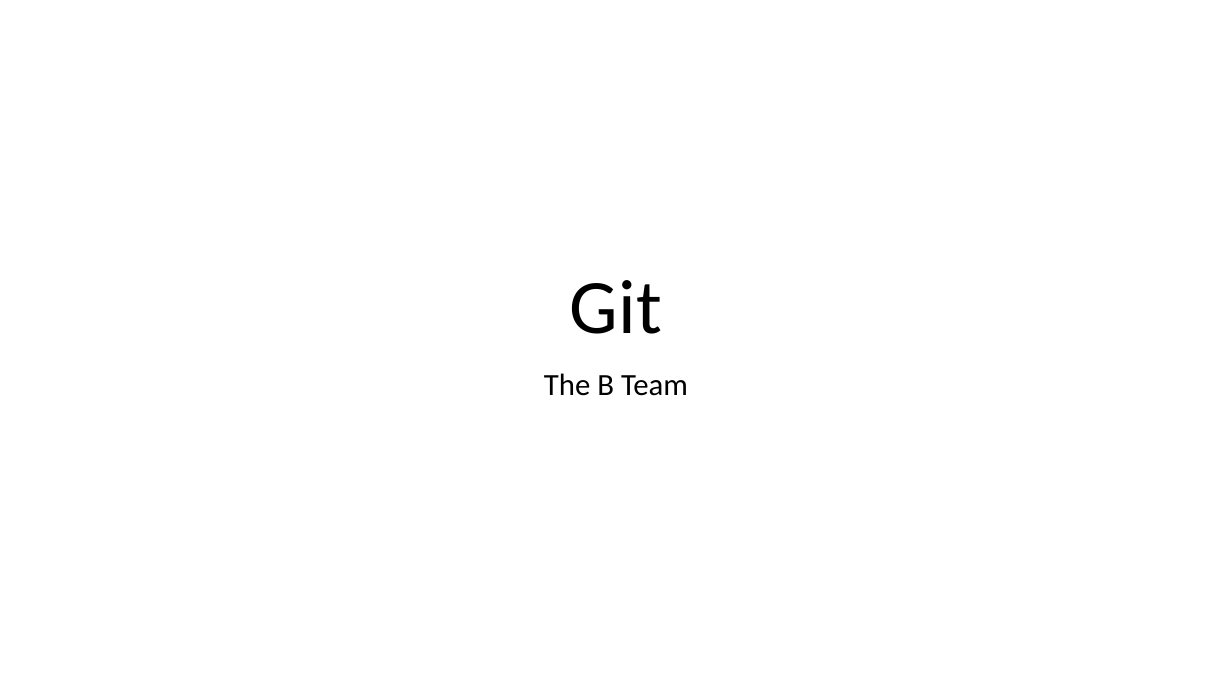
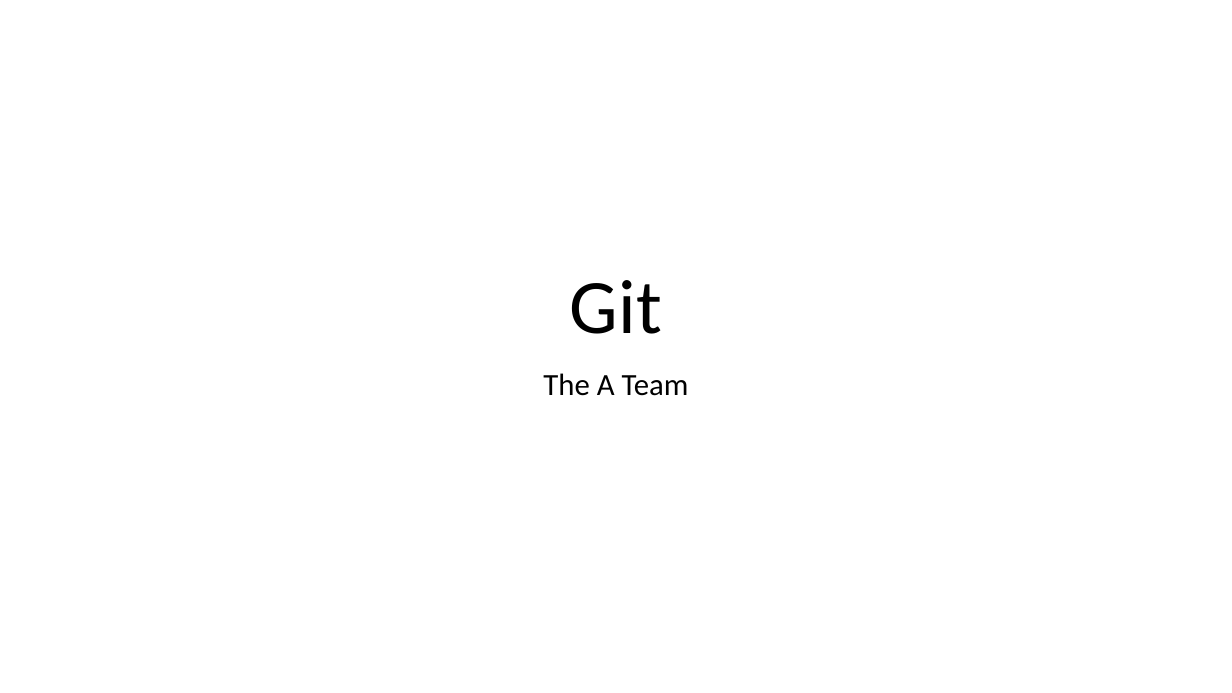
Before and after one commit to sabingautam16/git, a slide deck: slide 1 of Git [Autosaved].pptx. Drawn at 1232x693 pixels with LibreOffice and Linux fonts; fonts in the diff are those of the drawing. Boxes give left, top, right and bottom in pixels: in the first picture for what was removed or moved away, otherwise in the second. Text is boxed around its words. In the diff, an @@ line names an element or a change of style, - is before the commit and + after.

Commit message:
Revert "test"
This reverts commit 83577c138a7eb7ebde7340390f4bd272035cbac3.

```diff
--- a/Git [Autosaved].pptx
+++ b/Git [Autosaved].pptx
@@ subtitle at (543,373,689,396): text changed @@
-The B Team
+The A Team
```
